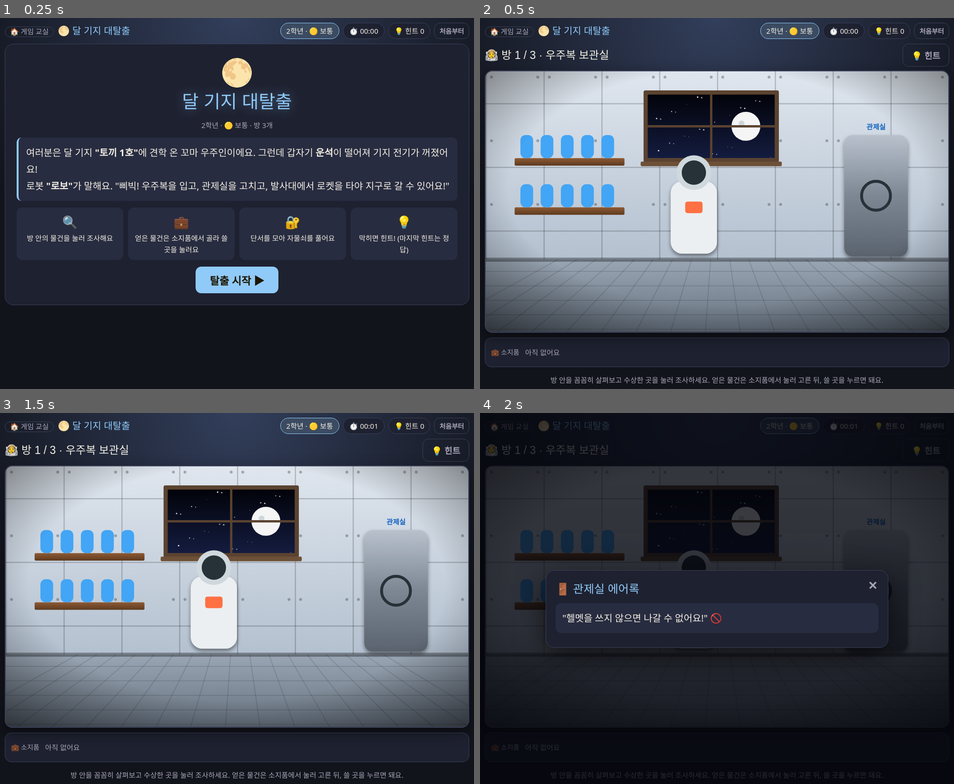
Above: before the commit, frames 1-4 (two rows, left to right).
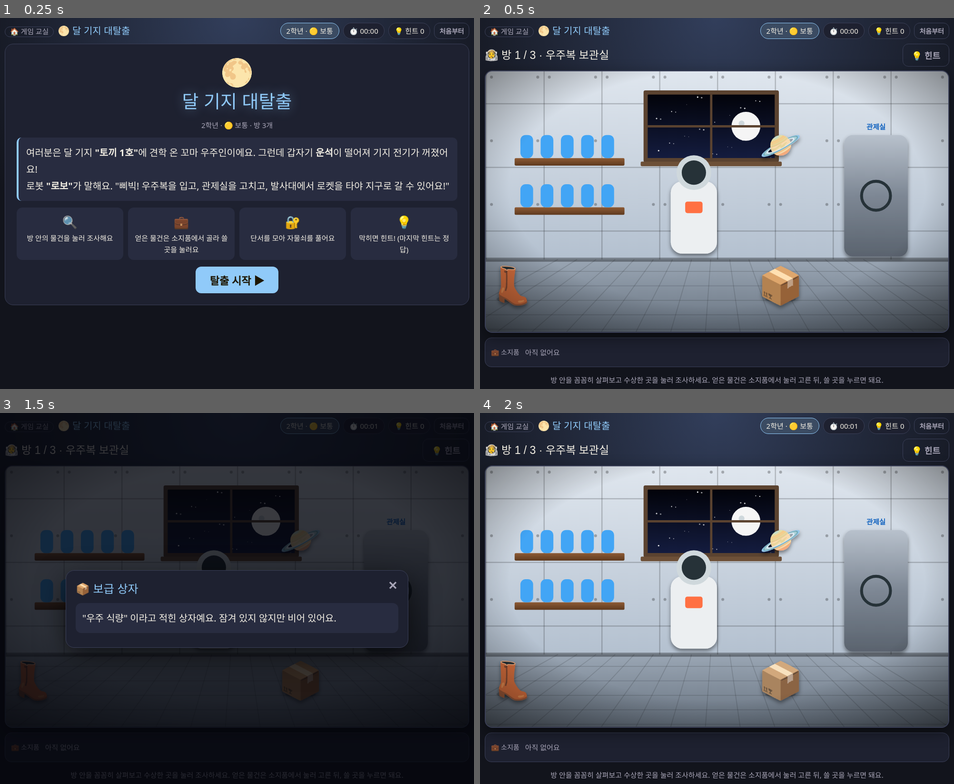
Above: after the commit, the same moments.

Repository: mummummi/game2grade
Game: browser game, page g2-moon.html
Same seed, same stepped clock (60 frames per second), same inputs: the game is played once before the commit and once after it.
Inputs (mouse positions are in pixels of both pictures, inside the frame that each line leads up to):
- Up to frame 1 (0.25 s): no input
- Up to frame 2 (0.5 s): click "탈출 시작 ▶" at 0.27 s
- Up to frame 3 (1.5 s): click (298, 680) at 1.27 s
- Up to frame 4 (2 s): click (873, 583) at 1.87 s, where only the run after the commit has a clickable "✕"

Frame 1 is identical in both runs. In frame 2, 1.4% of the frame differs, in the area x 3-68%, y 31-79%; in frame 3, 87%; in frame 4, 87%, in the area x 1-99%, y 0-99%.

Commit message:
방탈출 방마다 분위기 소품(문제와 상관없는 기물) 추가
방마다 소품 3개씩, 누르면 설명만 나오는 기물을 추가했습니다.
기존 문제·정답·힌트·진행 순서는 바뀌지 않습니다.

Co-Authored-By: Claude Opus 5.5 <noreply@anthropic.com>
Claude-Session: https://claude.ai/code/session_01ScfXXMpeK4xSozEf9WkLBv

Diff:
--- a/g2-bakery.html
+++ b/g2-bakery.html
@@ -352,6 +352,9 @@
 
 </script>
 <script>
+/* 🧸 분위기 소품 (문제와 상관없는 기물 · 눌러 보면 설명만 나와요) */
+const DECOR=[[["w", "🧑‍🍳", "요리사 모자", 90, 250, 115, "하얀 요리사 모자가 걸려 있어요."], ["f", "🌾", "밀가루 포대", 1125, 800, 125, "밀가루가 폴폴 날려요. 에취!"], ["w", "📏", "밀대", 495, 250, 115, "반죽을 미는 밀대예요. 지금은 쓸 일이 없어요."]], [["f", "🧺", "식힘망", 1080, 735, 125, "막 구운 빵을 식히는 망이에요. 비어 있어요."], ["w", "⏲️", "오븐 타이머", 480, 250, 115, "째깍째깍… 시간이 다 돼서 멈췄어요."], ["f", "🧤", "오븐 장갑", 555, 800, 125, "두툼한 오븐 장갑 한 켤레예요."]], [["w", "🪧", "오늘의 빵 칠판", 1080, 250, 115, "\"크루아상 1,500원 · 단팥빵 1,200원\" 이라고 적혀 있어요."], ["f", "🥖", "바게트 바구니", 540, 800, 125, "길쭉한 바게트가 꽂혀 있어요. 냠!"], ["f", "🛎️", "호출 벨", 1050, 800, 125, "띵! 눌러도 아무도 오지 않아요."]]];
+DECOR.forEach((list,ri)=>{const r=THEME.rooms[ri];if(!r)return;list.forEach((d,k)=>r.objects.push({id:'deco'+k,deco:1,title:d[1]+' '+d[2],art:(d[0]==='f'?E(d[3],d[4]+d[5]*0.42,d[5]*0.42,d[5]*0.09,'#0000002e'):'')+EM(d[3],d[4],d[1],d[5],'filter="url(#sh)"'),html:'<div class="box">'+d[6]+'</div>'}))});
 THEME.rooms.forEach((r,ri)=>r.objects.forEach(o=>{if(!o._rid){o.id='r'+ri+'_'+o.id;o._rid=1}}));/* 방마다 물건 id를 따로 → 다른 방의 같은 이름 문/물건이 '이미 푼 것'으로 처리되는 문제 방지 */
 try{const U=S.used||{};if(Object.keys(U).some(k=>!/^[pu]_r\d+_/.test(k))){THEME.rooms.forEach((r,ri)=>r.objects.forEach …(253 unchanged characters)…
 TH=THEME;if(GRADE<=2)document.body.classList.add('kids');S.max=S.max||0;render();
--- a/g2-bee.html
+++ b/g2-bee.html
@@ -349,6 +349,9 @@
 
 </script>
 <script>
+/* 🧸 분위기 소품 (문제와 상관없는 기물 · 눌러 보면 설명만 나와요) */
+const DECOR=[[["w", "🌻", "해바라기", 540, 250, 115, "꿀벌들이 좋아하는 큰 해바라기예요."], ["f", "🍯", "꿀 항아리", 510, 800, 125, "달콤한 꿀이 가득! 몰래 먹으면 경비 벌이 화내요."], ["w", "🪶", "꽃가루 바람", 1065, 250, 115, "노란 꽃가루가 바람에 날려요. 에취!"]], [["f", "🌸", "민들레", 90, 735, 125, "후~ 불면 씨앗이 날아가요."], ["w", "🦋", "나비 손님", 90, 250, 115, "나비가 꽃밭에 놀러 왔어요. 꿀벌과 친구래요."], ["f", "💧", "이슬 방울", 495, 735, 125, "꽃잎에 맺힌 이슬이에요. 꿀벌의 물이에요."]], [["w", "👑", "왕관 장식", 1170, 250, 115, "벽에 걸린 밀랍 왕관 장식이에요."], ["f", "🛋️", "꽃잎 소파", 90, 735, 125, "여왕벌이 쉬는 꽃잎 소파예요."], ["w", "🕯️", "밀랍 초", 1470, 525, 115, "벌집 밀랍으로 만든 초가 은은하게 타요."]]];
+DECOR.forEach((list,ri)=>{const r=THEME.rooms[ri];if(!r)return;list.forEach((d,k)=>r.objects.push({id:'deco'+k,deco:1,title:d[1]+' '+d[2],art:(d[0]==='f'?E(d[3],d[4]+d[5]*0.42,d[5]*0.42,d[5]*0.09,'#0000002e'):'')+EM(d[3],d[4],d[1],d[5],'filter="url(#sh)"'),html:'<div class="box">'+d[6]+'</div>'}))});
 THEME.rooms.forEach((r,ri)=>r.objects.forEach(o=>{if(!o._rid){o.id='r'+ri+'_'+o.id;o._rid=1}}));/* 방마다 물건 id를 따로 → 다른 방의 같은 이름 문/물건이 '이미 푼 것'으로 처리되는 문제 방지 */
 try{const U=S.used||{};if(Object.keys(U).some(k=>!/^[pu]_r\d+_/.test(k))){THEME.rooms.forEach((r,ri)=>r.objects.forEach …(253 unchanged characters)…
 TH=THEME;if(GRADE<=2)document.body.classList.add('kids');S.max=S.max||0;render();
--- a/g2-fire.html
+++ b/g2-fire.html
@@ -348,6 +348,9 @@
 
 </script>
 <script>
+/* 🧸 분위기 소품 (문제와 상관없는 기물 · 눌러 보면 설명만 나와요) */
+const DECOR=[[["w", "🏆", "안전 표창장", 1050, 250, 115, "\"우리 마을 안전 지킴이 소방서\" 표창장이에요."], ["f", "🥾", "소방 장화", 90, 735, 125, "무거운 소방 장화가 나란히 놓여 있어요."], ["w", "📺", "안전 교육 TV", 480, 525, 115, "\"불이 나면 낮은 자세로!\" 영상이 나와요."]], [["f", "🪜", "사다리", 90, 735, 125, "높은 곳에 올라가는 사다리예요. 지금은 접혀 있어요."], ["f", "🧯", "여분 소화기", 765, 735, 125, "점검 완료 스티커가 붙은 소화기예요."], ["w", "🪖", "헬멧 걸이", 90, 250, 115, "빨간 소방 헬멧이 줄줄이 걸려 있어요."]], [["w", "📞", "비상 전화", 660, 250, 115, "119 신고가 들어오는 전화예요. 지금은 조용해요."], ["f", "🐕", "소방견 바둑이", 90, 735, 125, "소방서의 마스코트 강아지예요. 꼬리를 흔들어요."], ["f", "☕", "식은 커피", 495, 735, 125, "출동하느라 다 못 마신 커피예요."]]];
+DECOR.forEach((list,ri)=>{const r=THEME.rooms[ri];if(!r)return;list.forEach((d,k)=>r.objects.push({id:'deco'+k,deco:1,title:d[1]+' '+d[2],art:(d[0]==='f'?E(d[3],d[4]+d[5]*0.42,d[5]*0.42,d[5]*0.09,'#0000002e'):'')+EM(d[3],d[4],d[1],d[5],'filter="url(#sh)"'),html:'<div class="box">'+d[6]+'</div>'}))});
 THEME.rooms.forEach((r,ri)=>r.objects.forEach(o=>{if(!o._rid){o.id='r'+ri+'_'+o.id;o._rid=1}}));/* 방마다 물건 id를 따로 → 다른 방의 같은 이름 문/물건이 '이미 푼 것'으로 처리되는 문제 방지 */
 try{const U=S.used||{};if(Object.keys(U).some(k=>!/^[pu]_r\d+_/.test(k))){THEME.rooms.forEach((r,ri)=>r.objects.forEach …(253 unchanged characters)…
 TH=THEME;if(GRADE<=2)document.body.classList.add('kids');S.max=S.max||0;render();
--- a/g2-gallery.html
+++ b/g2-gallery.html
@@ -352,6 +352,9 @@
 
 </script>
 <script>
+/* 🧸 분위기 소품 (문제와 상관없는 기물 · 눌러 보면 설명만 나와요) */
+const DECOR=[[["w", "🖼️", "풍경화", 1005, 250, 115, "산과 강이 그려진 커다란 그림이에요."], ["f", "🪢", "관람 줄", 1110, 800, 125, "\"작품에 손대지 마세요\" 줄이 쳐져 있어요."], ["f", "🪑", "관람 의자", 1500, 800, 125, "그림을 오래 볼 수 있게 놓은 긴 의자예요."]], [["w", "🌻", "해바라기 그림", 735, 525, 115, "노란색이 가득한 해바라기 그림이에요."], ["w", "💡", "전시 조명", 90, 250, 115, "그림을 비추는 작은 조명이에요."], ["f", "📄", "작품 설명서", 1080, 735, 125, "\"작가: 모름 · 제목: 졸린 고양이\" 라고 적혀 있어요."]], [["f", "🖌️", "붓 통", 1035, 735, 125, "크고 작은 붓이 가득 꽂혀 있어요."], ["w", "🎭", "가면 조각", 1170, 250, 115, "웃는 가면과 우는 가면 조각이에요."], ["f", "🧽", "물감 스펀지", 1440, 735, 125, "물감이 잔뜩 묻은 스펀지예요."]]];
+DECOR.forEach((list,ri)=>{const r=THEME.rooms[ri];if(!r)return;list.forEach((d,k)=>r.objects.push({id:'deco'+k,deco:1,title:d[1]+' '+d[2],art:(d[0]==='f'?E(d[3],d[4]+d[5]*0.42,d[5]*0.42,d[5]*0.09,'#0000002e'):'')+EM(d[3],d[4],d[1],d[5],'filter="url(#sh)"'),html:'<div class="box">'+d[6]+'</div>'}))});
 THEME.rooms.forEach((r,ri)=>r.objects.forEach(o=>{if(!o._rid){o.id='r'+ri+'_'+o.id;o._rid=1}}));/* 방마다 물건 id를 따로 → 다른 방의 같은 이름 문/물건이 '이미 푼 것'으로 처리되는 문제 방지 */
 try{const U=S.used||{};if(Object.keys(U).some(k=>!/^[pu]_r\d+_/.test(k))){THEME.rooms.forEach((r,ri)=>r.objects.forEach …(253 unchanged characters)…
 TH=THEME;if(GRADE<=2)document.body.classList.add('kids');S.max=S.max||0;render();
--- a/g2-ice.html
+++ b/g2-ice.html
@@ -352,6 +352,9 @@
 
 </script>
 <script>
+/* 🧸 분위기 소품 (문제와 상관없는 기물 · 눌러 보면 설명만 나와요) */
+const DECOR=[[["f", "🌨️", "눈 더미", 1095, 800, 125, "소복소복 쌓인 눈이에요. 파 봐도 아무것도 없어요."], ["w", "🦌", "얼음 사슴 조각", 570, 250, 115, "반짝이는 얼음으로 만든 사슴 조각이에요."], ["f", "🧤", "잃어버린 장갑", 1500, 800, 125, "누가 떨어뜨린 장갑 한 짝이에요."]], [["w", "🕯️", "얼음 촛대", 1035, 525, 115, "차가운 얼음 촛대인데 불은 따뜻해요. 신기해요!"], ["f", "🥛", "얼음 잔", 90, 735, 125, "연회에서 쓰는 투명한 얼음 잔이에요."], ["w", "🎼", "연주 악보", 585, 525, 115, "연회 음악 악보예요. 음표가 꽁꽁 얼었어요."]], [["w", "❄️", "눈꽃 샹들리에", 1170, 250, 115, "천장에 눈꽃 모양 샹들리에가 반짝여요."], ["f", "🐻‍❄️", "북극곰 경비병", 1035, 735, 125, "꾸벅꾸벅 졸고 있어요. 조용히!"], ["f", "🧊", "얼음 계단", 1440, 735, 125, "왕좌로 올라가는 계단이에요. 미끄러워요!"]]];
+DECOR.forEach((list,ri)=>{const r=THEME.rooms[ri];if(!r)return;list.forEach((d,k)=>r.objects.push({id:'deco'+k,deco:1,title:d[1]+' '+d[2],art:(d[0]==='f'?E(d[3],d[4]+d[5]*0.42,d[5]*0.42,d[5]*0.09,'#0000002e'):'')+EM(d[3],d[4],d[1],d[5],'filter="url(#sh)"'),html:'<div class="box">'+d[6]+'</div>'}))});
 THEME.rooms.forEach((r,ri)=>r.objects.forEach(o=>{if(!o._rid){o.id='r'+ri+'_'+o.id;o._rid=1}}));/* 방마다 물건 id를 따로 → 다른 방의 같은 이름 문/물건이 '이미 푼 것'으로 처리되는 문제 방지 */
 try{const U=S.used||{};if(Object.keys(U).some(k=>!/^[pu]_r\d+_/.test(k))){THEME.rooms.forEach((r,ri)=>r.objects.forEach …(253 unchanged characters)…
 TH=THEME;if(GRADE<=2)document.body.classList.add('kids');S.max=S.max||0;render();
--- a/g2-island.html
+++ b/g2-island.html
@@ -352,6 +352,9 @@
 
 </script>
 <script>
+/* 🧸 분위기 소품 (문제와 상관없는 기물 · 눌러 보면 설명만 나와요) */
+const DECOR=[[["w", "🏴‍☠️", "해적 깃발", 990, 250, 115, "해골 그림 깃발이에요. 무섭게 생겼지만 그냥 깃발이에요."], ["f", "🛢️", "럼통", 975, 735, 125, "빈 나무통이에요. 두드리면 텅텅 소리가 나요."], ["w", "🗡️", "장난감 칼", 375, 250, 115, "나무로 만든 칼이에요. 끝이 뭉툭해요."]], [["w", "🐒", "원숭이", 975, 250, 115, "나무 위 원숭이가 바나나를 먹어요. 아무것도 안 줘요."], ["f", "🥥", "코코넛", 90, 735, 125, "떨어진 코코넛이에요. 너무 단단해서 깰 수 없어요."], ["f", "🌺", "열대 꽃", 1080, 800, 125, "커다란 빨간 꽃이 피어 있어요."]], [["w", "🦇", "박쥐 떼", 600, 250, 115, "동굴 천장에 박쥐들이 거꾸로 매달려 자요."], ["f", "💀", "해골 장식", 1395, 735, 125, "해적이 겁주려고 놓아둔 가짜 해골이에요."], ["f", "🕯️", "촛불", 555, 800, 125, "촛불이 깜빡깜빡, 동굴을 비춰요."]]];
+DECOR.forEach((list,ri)=>{const r=THEME.rooms[ri];if(!r)return;list.forEach((d,k)=>r.objects.push({id:'deco'+k,deco:1,title:d[1]+' '+d[2],art:(d[0]==='f'?E(d[3],d[4]+d[5]*0.42,d[5]*0.42,d[5]*0.09,'#0000002e'):'')+EM(d[3],d[4],d[1],d[5],'filter="url(#sh)"'),html:'<div class="box">'+d[6]+'</div>'}))});
 THEME.rooms.forEach((r,ri)=>r.objects.forEach(o=>{if(!o._rid){o.id='r'+ri+'_'+o.id;o._rid=1}}));/* 방마다 물건 id를 따로 → 다른 방의 같은 이름 문/물건이 '이미 푼 것'으로 처리되는 문제 방지 */
 try{const U=S.used||{};if(Object.keys(U).some(k=>!/^[pu]_r\d+_/.test(k))){THEME.rooms.forEach((r,ri)=>r.objects.forEach …(253 unchanged characters)…
 TH=THEME;if(GRADE<=2)document.body.classList.add('kids');S.max=S.max||0;render();
--- a/g2-moon.html
+++ b/g2-moon.html
@@ -353,6 +353,9 @@
 
 </script>
 <script>
+/* 🧸 분위기 소품 (문제와 상관없는 기물 · 눌러 보면 설명만 나와요) */
+const DECOR=[[["w", "🪐", "행성 포스터", 1020, 250, 115, "태양계 행성들이 그려진 포스터예요."], ["f", "👢", "우주 장화", 90, 735, 125, "무거운 우주 장화예요. 달에서 신으면 폴짝폴짝!"], ["f", "📦", "보급 상자", 1020, 735, 125, "\"우주 식량\" 이라고 적힌 상자예요. 잠겨 있지 않지만 비어 있어요."]], [["w", "🛰️", "위성 화면", 1020, 525, 115, "인공위성이 지구를 도는 모습이 보여요."], ["f", "☕", "우주 커피", 90, 735, 125, "빨대로 마시는 우주 커피 팩이에요."], ["w", "🌍", "지구 창문", 540, 525, 115, "창밖으로 파란 지구가 보여요. 우리 집도 저기 있겠죠?"]], [["f", "🌑", "월석 조각", 90, 735, 125, "회색 달 돌멩이예요. 생각보다 가벼워요."], ["w", "⭐", "별 지도", 510, 525, 115, "밤하늘 별자리 지도가 붙어 있어요."], ["f", "🧰", "정비 도구", 855, 735, 125, "로켓을 고치는 도구예요. 지금은 쓸 일이 없어요."]]];
+DECOR.forEach((list,ri)=>{const r=THEME.rooms[ri];if(!r)return;list.forEach((d,k)=>r.objects.push({id:'deco'+k,deco:1,title:d[1]+' '+d[2],art:(d[0]==='f'?E(d[3],d[4]+d[5]*0.42,d[5]*0.42,d[5]*0.09,'#0000002e'):'')+EM(d[3],d[4],d[1],d[5],'filter="url(#sh)"'),html:'<div class="box">'+d[6]+'</div>'}))});
 THEME.rooms.forEach((r,ri)=>r.objects.forEach(o=>{if(!o._rid){o.id='r'+ri+'_'+o.id;o._rid=1}}));/* 방마다 물건 id를 따로 → 다른 방의 같은 이름 문/물건이 '이미 푼 것'으로 처리되는 문제 방지 */
 try{const U=S.used||{};if(Object.keys(U).some(k=>!/^[pu]_r\d+_/.test(k))){THEME.rooms.forEach((r,ri)=>r.objects.forEach …(253 unchanged characters)…
 TH=THEME;if(GRADE<=2)document.body.classList.add('kids');S.max=S.max||0;render();
--- a/g2-post.html
+++ b/g2-post.html
@@ -351,6 +351,9 @@
 
 </script>
 <script>
+/* 🧸 분위기 소품 (문제와 상관없는 기물 · 눌러 보면 설명만 나와요) */
+const DECOR=[[["w", "📮", "빨간 우체통 포스터", 1050, 250, 115, "\"편지 쓰기 대회\" 안내 포스터예요."], ["f", "🖊️", "볼펜 꽂이", 1095, 735, 125, "볼펜이 줄줄이 꽂혀 있어요. 몇 개는 안 나와요."], ["f", "📰", "신문 더미", 90, 800, 125, "오늘 배달할 신문이에요."]], [["w", "🗂️", "분류 선반", 1020, 525, 115, "칸마다 마을 이름이 붙어 있어요."], ["f", "🎁", "소포 꾸러미", 90, 735, 125, "\"깨지기 쉬움\" 스티커가 붙은 소포예요. 살살!"], ["w", "🖼️", "우표 액자", 495, 525, 115, "여러 나라 우표가 모여 있는 액자예요."]], [["f", "🛞", "여분 타이어", 540, 800, 125, "트럭 바퀴가 펑크 나면 쓰는 타이어예요."], ["w", "🧥", "배달원 조끼", 570, 250, 115, "형광 조끼가 걸려 있어요."], ["f", "🛢️", "기름통", 1155, 800, 125, "트럭에 넣을 기름이에요. 냄새가 나요."]]];
+DECOR.forEach((list,ri)=>{const r=THEME.rooms[ri];if(!r)return;list.forEach((d,k)=>r.objects.push({id:'deco'+k,deco:1,title:d[1]+' '+d[2],art:(d[0]==='f'?E(d[3],d[4]+d[5]*0.42,d[5]*0.42,d[5]*0.09,'#0000002e'):'')+EM(d[3],d[4],d[1],d[5],'filter="url(#sh)"'),html:'<div class="box">'+d[6]+'</div>'}))});
 THEME.rooms.forEach((r,ri)=>r.objects.forEach(o=>{if(!o._rid){o.id='r'+ri+'_'+o.id;o._rid=1}}));/* 방마다 물건 id를 따로 → 다른 방의 같은 이름 문/물건이 '이미 푼 것'으로 처리되는 문제 방지 */
 try{const U=S.used||{};if(Object.keys(U).some(k=>!/^[pu]_r\d+_/.test(k))){THEME.rooms.forEach((r,ri)=>r.objects.forEach …(253 unchanged characters)…
 TH=THEME;if(GRADE<=2)document.body.classList.add('kids');S.max=S.max||0;render();
--- a/g2-safari.html
+++ b/g2-safari.html
@@ -350,6 +350,9 @@
 
 </script>
 <script>
+/* 🧸 분위기 소품 (문제와 상관없는 기물 · 눌러 보면 설명만 나와요) */
+const DECOR=[[["f", "🔥", "모닥불 자리", 990, 800, 125, "어젯밤 피웠던 모닥불 재가 남아 있어요."], ["w", "🔭", "쌍안경", 990, 250, 115, "멀리 얼룩말 떼가 보여요."], ["f", "🥫", "통조림", 1500, 800, 125, "저녁 식사로 먹을 통조림이에요."]], [["f", "🌳", "바오바브 나무", 90, 735, 125, "아주 굵은 나무예요. 그늘이 시원해요."], ["w", "🦅", "독수리", 885, 250, 115, "하늘 높이 독수리가 빙빙 돌아요."], ["f", "🐘", "코끼리 발자국", 780, 735, 125, "커다란 발자국이 찍혀 있어요. 동그랗다!"]], [["f", "🐊", "악어", 570, 735, 125, "눈만 내놓고 있어요. 가까이 가지 말아요!"], ["w", "🦩", "홍학", 570, 250, 115, "한 다리로 서 있는 분홍 홍학이에요."], ["f", "🛶", "낡은 카누", 90, 800, 125, "구멍이 나서 탈 수 없어요."]]];
+DECOR.forEach((list,ri)=>{const r=THEME.rooms[ri];if(!r)return;list.forEach((d,k)=>r.objects.push({id:'deco'+k,deco:1,title:d[1]+' '+d[2],art:(d[0]==='f'?E(d[3],d[4]+d[5]*0.42,d[5]*0.42,d[5]*0.09,'#0000002e'):'')+EM(d[3],d[4],d[1],d[5],'filter="url(#sh)"'),html:'<div class="box">'+d[6]+'</div>'}))});
 THEME.rooms.forEach((r,ri)=>r.objects.forEach(o=>{if(!o._rid){o.id='r'+ri+'_'+o.id;o._rid=1}}));/* 방마다 물건 id를 따로 → 다른 방의 같은 이름 문/물건이 '이미 푼 것'으로 처리되는 문제 방지 */
 try{const U=S.used||{};if(Object.keys(U).some(k=>!/^[pu]_r\d+_/.test(k))){THEME.rooms.forEach((r,ri)=>r.objects.forEach …(253 unchanged characters)…
 TH=THEME;if(GRADE<=2)document.body.classList.add('kids');S.max=S.max||0;render();
--- a/g2-toyclinic.html
+++ b/g2-toyclinic.html
@@ -351,6 +351,9 @@
 
 </script>
 <script>
+/* 🧸 분위기 소품 (문제와 상관없는 기물 · 눌러 보면 설명만 나와요) */
+const DECOR=[[["w", "🩹", "반창고 상자", 645, 250, 115, "크고 작은 반창고가 가득해요."], ["f", "🪀", "요요", 90, 800, 125, "줄이 엉킨 요요가 차례를 기다려요."], ["w", "📋", "진료 순서판", 90, 250, 115, "\"다음 환자: 곰돌이\" 라고 적혀 있어요."]], [["w", "💡", "수술 조명", 1065, 250, 115, "밝은 수술 조명이 켜져 있어요."], ["f", "🧵", "바느질 상자", 90, 735, 125, "인형을 꿰매는 실과 바늘이에요. 조심!"], ["f", "🔩", "나사 통", 495, 735, 125, "작은 나사들이 가득 들어 있어요."]], [["f", "🛏️", "장난감 침대", 90, 735, 125, "다 나은 장난감이 쉬는 작은 침대예요."], ["w", "🎈", "축하 풍선", 90, 250, 115, "\"퇴원 축하해!\" 풍선이 둥실 떠 있어요."], ["f", "🚂", "장난감 기차", 495, 735, 125, "바퀴를 고친 기차가 칙칙폭폭 달려요."]]];
+DECOR.forEach((list,ri)=>{const r=THEME.rooms[ri];if(!r)return;list.forEach((d,k)=>r.objects.push({id:'deco'+k,deco:1,title:d[1]+' '+d[2],art:(d[0]==='f'?E(d[3],d[4]+d[5]*0.42,d[5]*0.42,d[5]*0.09,'#0000002e'):'')+EM(d[3],d[4],d[1],d[5],'filter="url(#sh)"'),html:'<div class="box">'+d[6]+'</div>'}))});
 THEME.rooms.forEach((r,ri)=>r.objects.forEach(o=>{if(!o._rid){o.id='r'+ri+'_'+o.id;o._rid=1}}));/* 방마다 물건 id를 따로 → 다른 방의 같은 이름 문/물건이 '이미 푼 것'으로 처리되는 문제 방지 */
 try{const U=S.used||{};if(Object.keys(U).some(k=>!/^[pu]_r\d+_/.test(k))){THEME.rooms.forEach((r,ri)=>r.objects.forEach …(253 unchanged characters)…
 TH=THEME;if(GRADE<=2)document.body.classList.add('kids');S.max=S.max||0;render();
